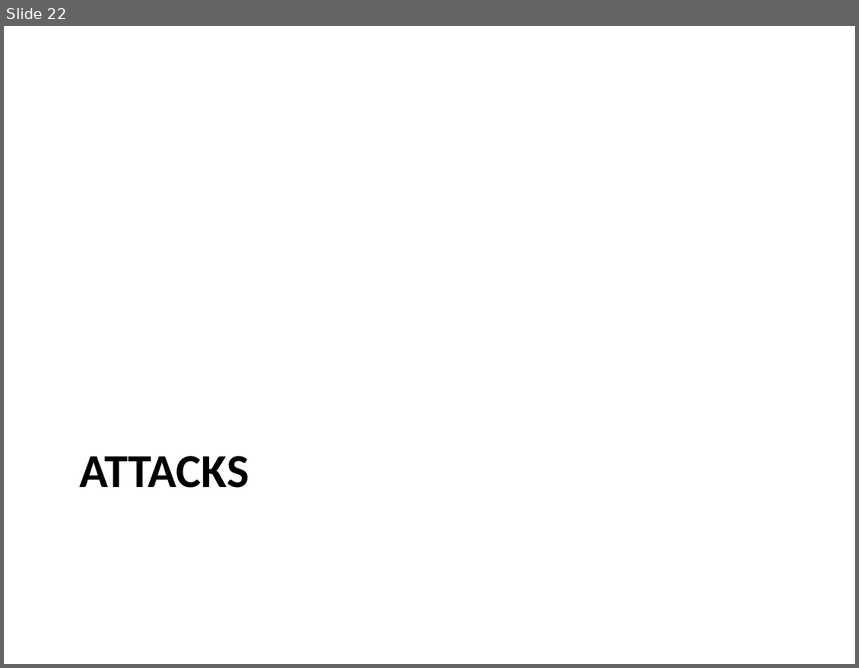
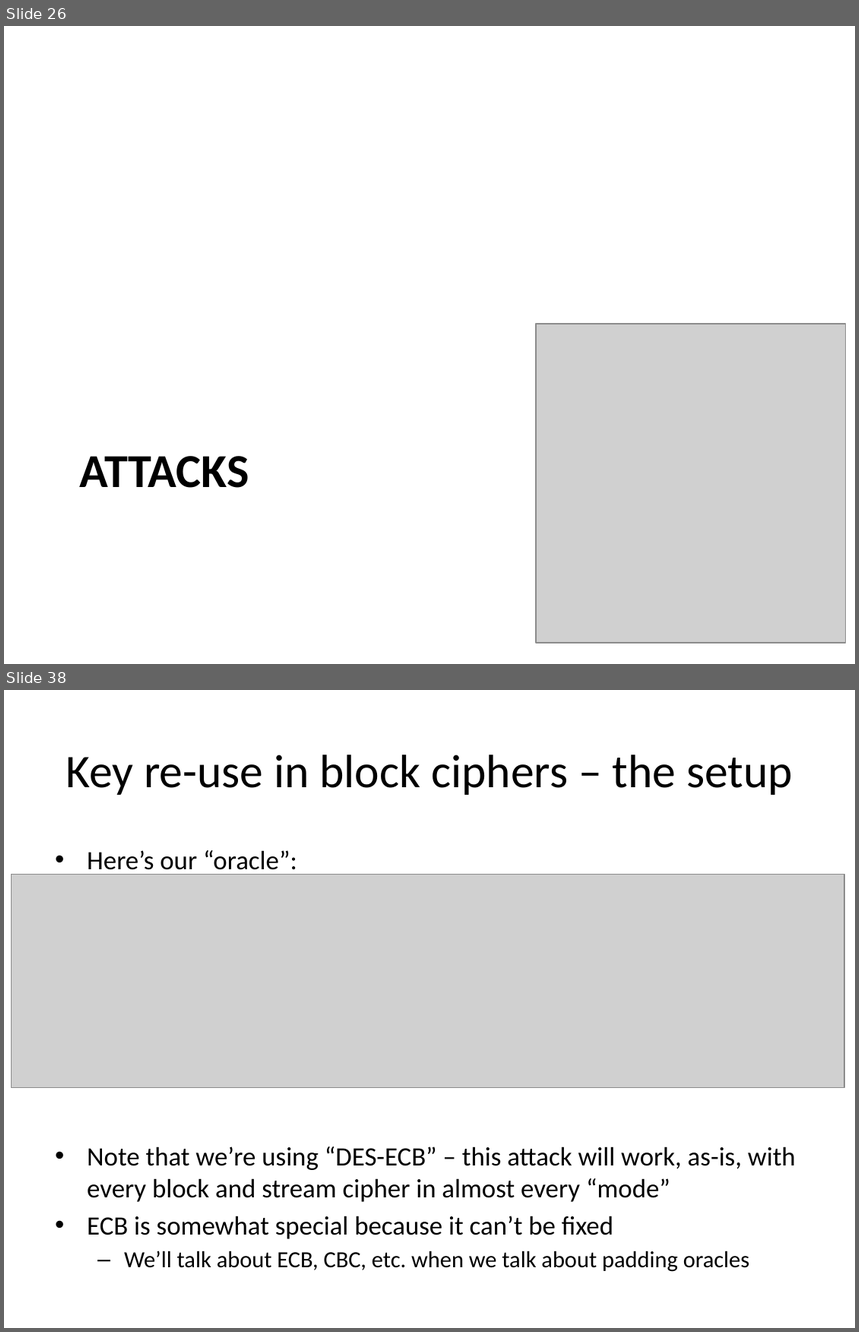
Before and after one commit to iagox86/2013-02-Shmoocon-talk, a slide deck: Shmoocon.pptx. Shown one above the other, each under a label of ours: slide 22 before the commit, slides 26 and 38 after it; the slides between them are not shown. The pictures are 859x668 and 859x1332 pixels, drawn with LibreOffice and Linux fonts; fonts in the diff are those of the drawing; grey boxes stand for pictures. Boxes give left, top, right and bottom in pixels: in the first picture for what was removed or moved away, otherwise in the second. Text is boxed around its words. In the diff, an @@ line names an element or a change of style, - is before the commit and + after.

Commit message:
Added some more images, a ton more slides

```diff
--- a/Shmoocon.pptx
+++ b/Shmoocon.pptx
@@ slide 38 added at (4, 690, 855, 1328), background #FFFFFF @@
@@ title added at (66, 755, 793, 795), 39.6 pt, text #000000 @@
+Key re-use in block ciphers – the setup
@@ text added at (87, 850, 796, 1272), 22.4 pt, text #000000 @@
+• Here’s our “oracle”:
+• Note that we’re using “DES-ECB” – this attack will work, as-is, with every block and stream cipher in almost every “mode”
+• ECB is somewhat special because it can’t be fixed
+  – We’ll talk about ECB, CBC, etc. when we talk about padding oracles
@@ picture added at (11, 875, 844, 1088) @@
@@ what was slide 22 is now slide 26 @@
@@ slide 26 changed as well @@
@@ picture added at (536, 324, 846, 643) @@
```
Also in this commit, not shown: 8 other slides changed, 33 other slides added, 5 slides removed, 8 other files.
